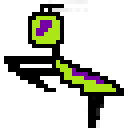
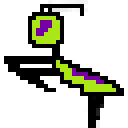
The second w=128, h=128 image is a revision of the first. Changes to its layers:
painted on "Leg 2" over [36, 16, 40, 20]
painted on "head" over [32, 4, 84, 44]
